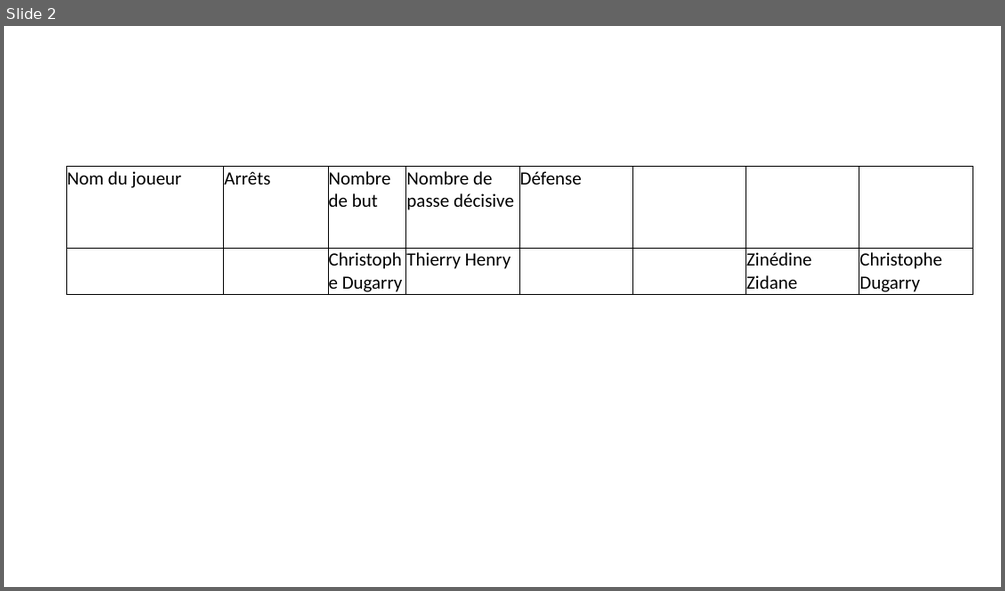
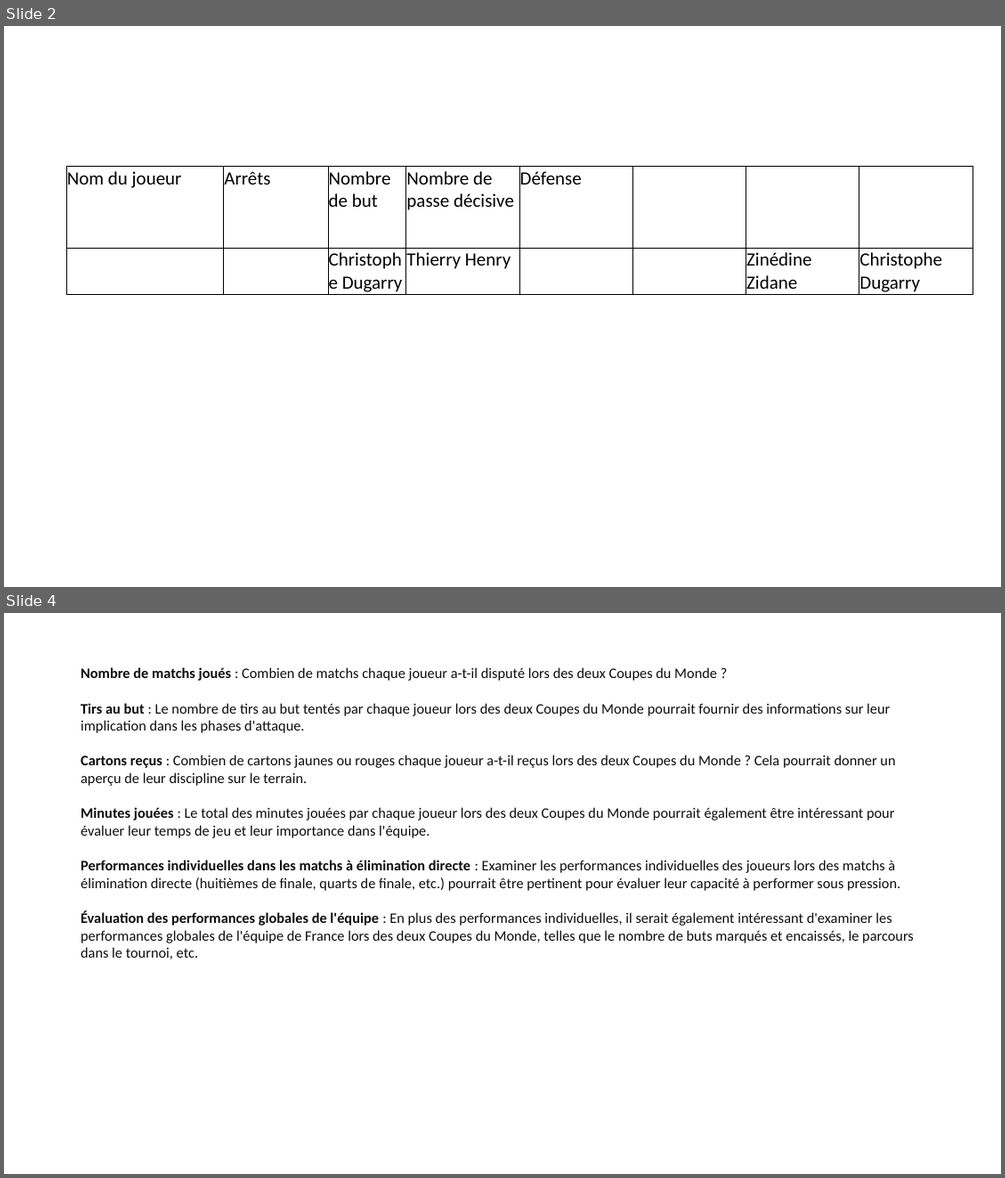
Before and after one commit to YohanCohen-Solal/statistiques_football, a slide deck: tâches_à_effectuer.pptx. Shown one above the other, each under a label of ours: slide 2 before the commit, slides 2 and 4 after it; the slides between them are not shown. The pictures are 1005x591 and 1005x1178 pixels, drawn with LibreOffice and Linux fonts; fonts in the diff are those of the drawing. Boxes give left, top, right and bottom in pixels: in the first picture for what was removed or moved away, otherwise in the second. Text is boxed around its words. In the diff, an @@ line names an element or a change of style, - is before the commit and + after.

```diff
--- a/tâches_à_effectuer.pptx
+++ b/tâches_à_effectuer.pptx
@@ slide 4 added at bbox=[4, 613, 1001, 1174], background #FFFFFF @@
@@ text added at bbox=[81, 667, 914, 959], 14 pt, text #0D0D0D @@
+Nombre de matchs joués : Combien de matchs chaque joueur a-t-il disputé lors des deux Coupes du Monde ?
+Tirs au but : Le nombre de tirs au but tentés par chaque joueur lors des deux Coupes du Monde pourrait fournir des informations sur leur implication dans les phases d'attaque.
+Cartons reçus : Combien de cartons jaunes ou rouges chaque joueur a-t-il reçus lors des deux Coupes du Monde ? Cela pourrait donner un aperçu de leur discipline sur le terrain.
+Minutes jouées : Le total des minutes jouées par chaque joueur lors des deux Coupes du Monde pourrait également être intéressant pour évaluer leur temps de jeu et leur importance dans l'équipe.
+Performances individuelles dans les matchs à élimination directe : Examiner les performances individuelles des joueurs lors des matchs à élimination directe (huitièmes de finale, quarts de finale, etc.) pourrait être pertinent pour évaluer leur capacité à performer sous pression.
+Évaluation des performances globales de l'équipe : En plus des performances individuelles, il serait également intéressant d'examiner les performances globales de l'équipe de France lors des deux Coupes du Monde, telles que le nombre de buts marqués et encaissés, le parcours dans le tournoi, etc.
```
Also in this commit, not shown: 1 slide changed, 9 other slides added, 4 other files.
